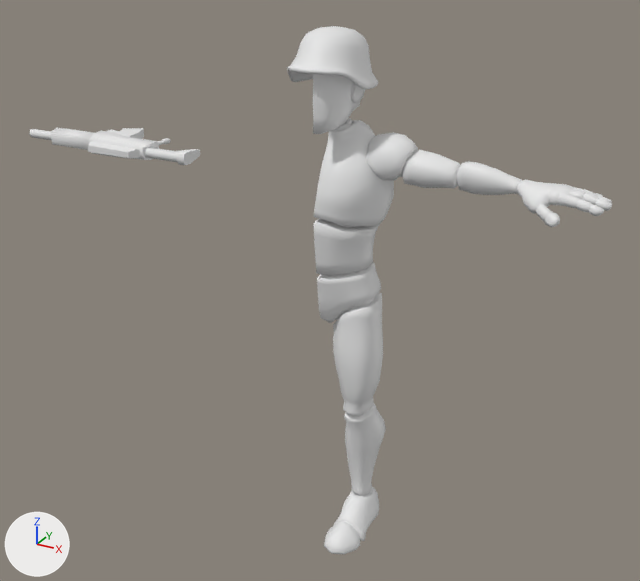
The glTF model public/assets/models/rifleman.glb as it was, and as the next commit left it.
Camera for both pictures: a camera (50 mm lens) standing at (1.35, -2.58, 2.22) and looking at (-0.07, 0.0, 0.93). The lights are fixed; the arrows at lower left show +X, +Y and +Z. The first picture is the older version. Where no turn or scale is listed for an object, it has been applied to the vertices.

Objects in the first picture: 'HumanM_BodyMesh', 'Human_AssaultRifle', 'Human_SoldierHelmet'.
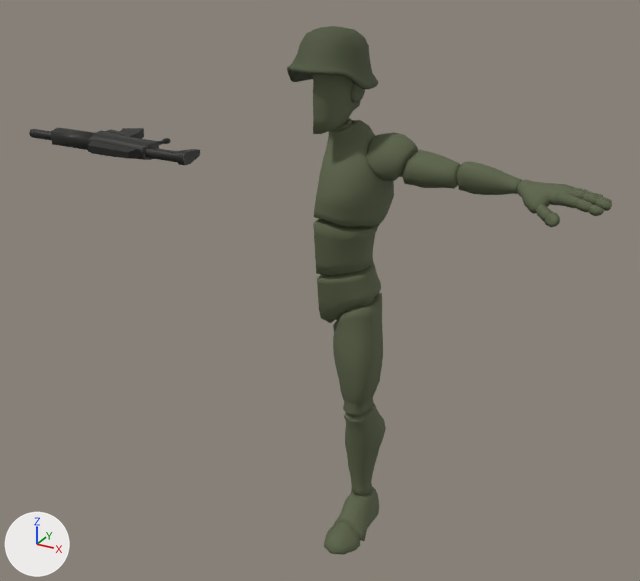
Boxes [x1, y1, x2, y2] around the edits, measured in the pictures (640 x 581 px):
'HumanM_BodyMesh', recoloured (white to dark green)
    both: [313, 74, 612, 555]
'Human_SoldierHelmet', recoloured (white to dark green)
    both: [287, 26, 378, 90]
'Human_AssaultRifle', recoloured (white to black)
    both: [29, 128, 200, 165]

The change in detail:
Material 'Weapon' (mat_weapon) is new.
Its base color is (0.0273, 0.0273, 0.0252) (black #2e2e2c).
Its metallic is 0.4.
Material 'Helmet' (mat_helmet) is new.
Its base color is (0.0685, 0.0844, 0.0395) (dark green #4a5238).
Its roughness is 0.8.
Material 'Uniform' (mat_uniform) is new.
Its base color is (0.105, 0.125, 0.063) (dark green #5b6347).
Its roughness is 0.8.
me_humanm_bodymesh has 2727 vertices, 5322 faces and spans x 0.0..0.91, y -0.25..0.11, z 0.0..1.82.
me_humanm_bodymesh gains material mat_uniform (dark green #5b6347).
me_human_soldierhelmet has 231 vertices, 458 faces and spans x -0.14..0.14, y -0.165..0.165, z -0.094..0.094.
me_human_soldierhelmet gains material mat_helmet (dark green #4a5238).
me_human_assaultrifle has 244 vertices, 444 faces and spans x -0.38..0.38, y -0.143..0.143, z -0.042..0.042.
me_human_assaultrifle gains material mat_weapon (black #2e2e2c).
